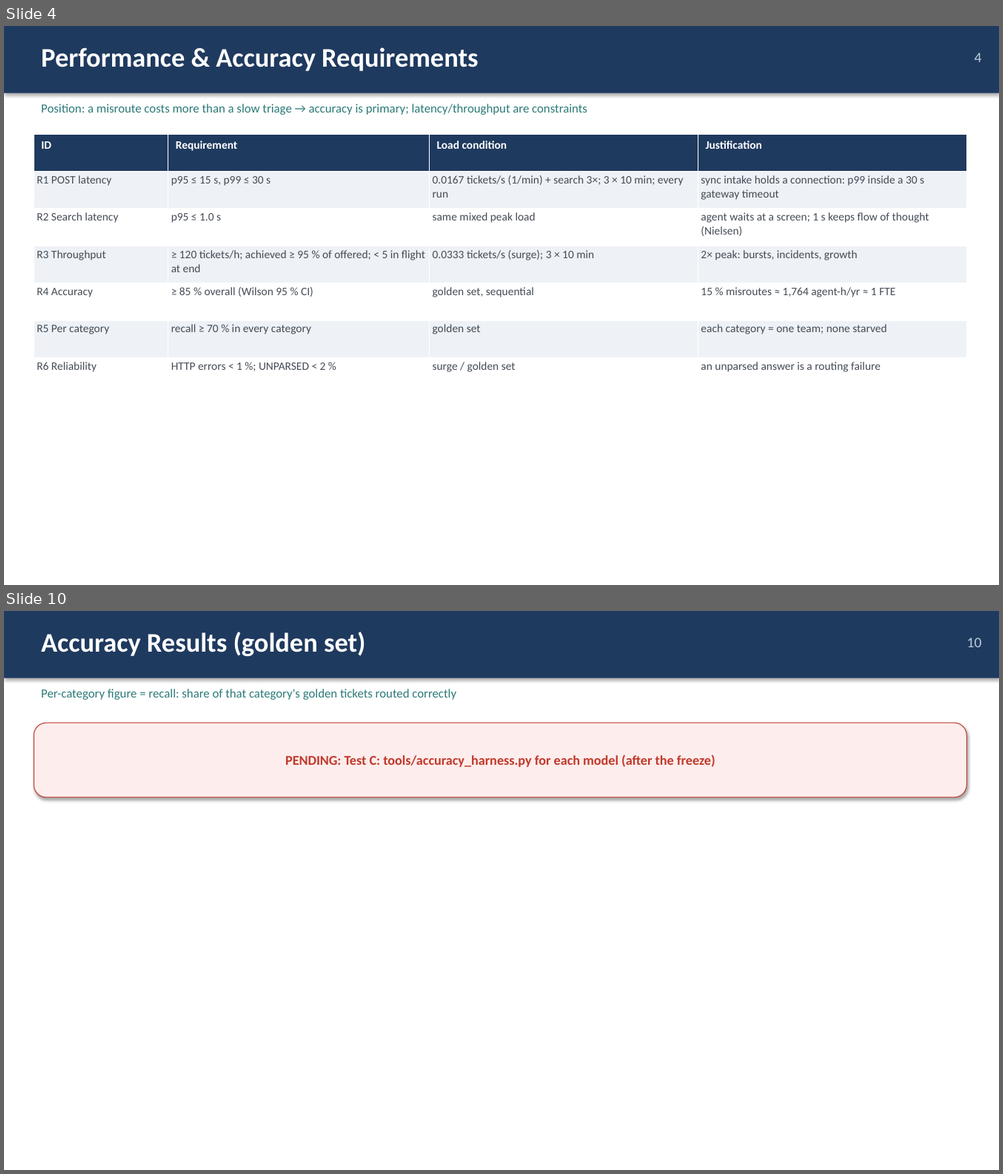
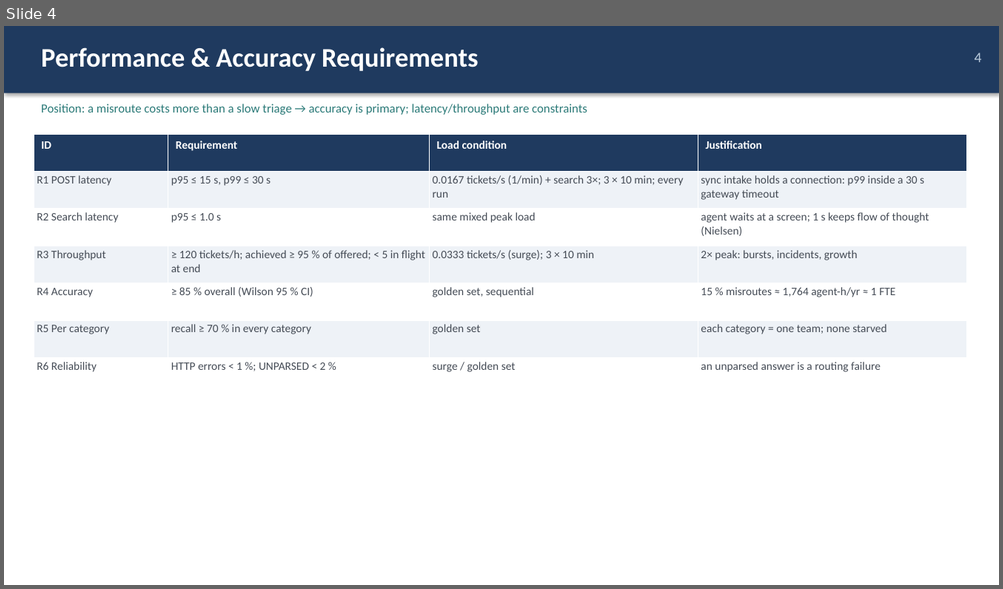
Before and after one commit to AlvinKoh1/ICT3113-Assignment2, a slide deck: deck/Group09.pptx. Shown one above the other, each under a label of ours: slides 4 and 10 before the commit, slide 4 after it; the slides between them are not shown. The pictures are 1003x1174 and 1003x589 pixels, drawn with LibreOffice and Linux fonts; fonts in the diff are those of the drawing. Boxes give left, top, right and bottom in pixels: in the first picture for what was removed or moved away, otherwise in the second. Text is boxed around its words. In the diff, an @@ line names an element or a change of style, - is before the commit and + after.

Commit message:
Student IDs; rebuild deck/Group09.pptx (no PENDING boxes)

```diff
--- a/deck/Group09.pptx
+++ b/deck/Group09.pptx
@@ slide 10 removed at [4,611,999,1170], background #FFFFFF @@
@@ rectangle removed at [4,611,999,678] @@
@@ text removed at [41,632,366,656] @@
-Accuracy Results (golden set)
@@ text removed at [967,638,982,647] @@
-10
@@ text removed at [41,689,456,700] @@
-Per-category figure = recall: share of that category's golden tickets routed correctly
@@ rounded rectangle removed at [34,723,967,797] @@
-PENDING: Test C: tools/accuracy_harness.py for each model (after the freeze)
```
Also in this commit, not shown: 5 slides changed, 4 slides added, 3 other slides removed, 1 other file.
